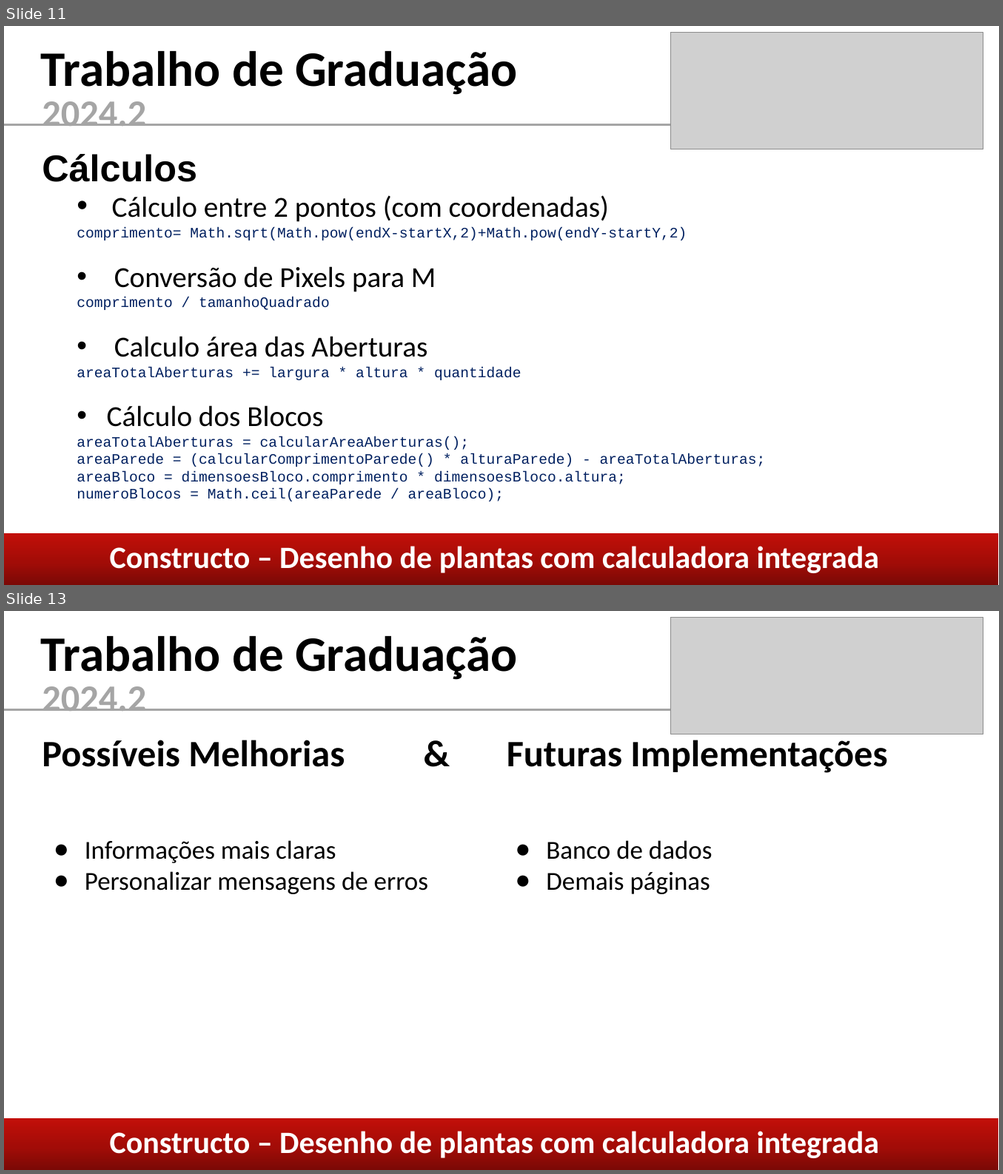
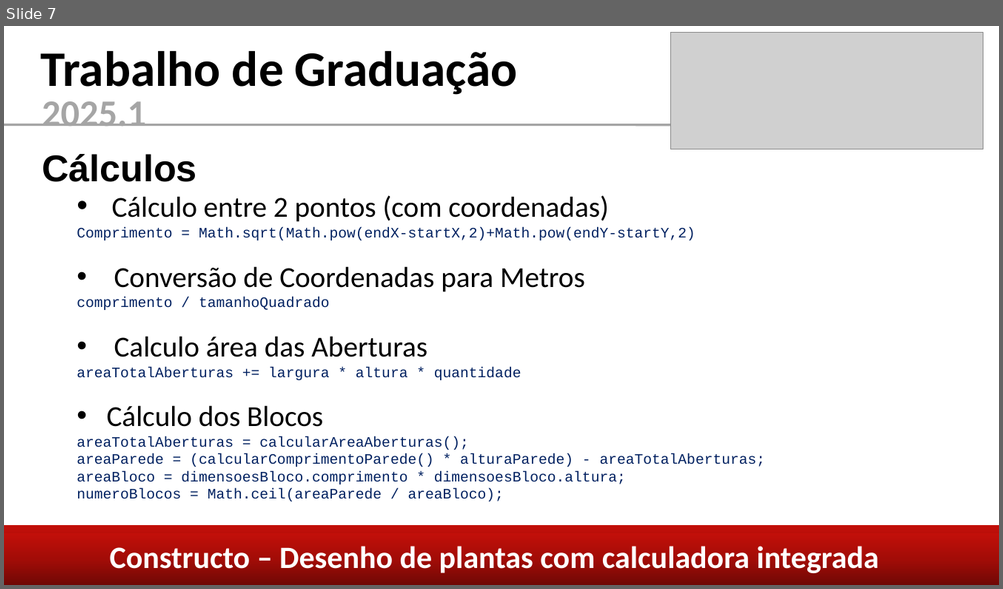
Before and after one commit to caiom4754/Constructo, a slide deck: coisas/Apresentação TG.pptx. Shown one above the other, each under a label of ours: slides 11 and 13 before the commit, slide 7 after it; the slides between them are not shown. The pictures are 1003x1174 and 1003x589 pixels, drawn with LibreOffice and Linux fonts; fonts in the diff are those of the drawing; grey boxes stand for pictures. Boxes give left, top, right and bottom in pixels: in the first picture for what was removed or moved away, otherwise in the second. Text is boxed around its words. In the diff, an @@ line names an element or a change of style, - is before the commit and + after.

```diff
--- a/coisas/Apresentação TG.pptx
+++ b/coisas/Apresentação TG.pptx
@@ slide 13 removed at bbox=[4, 611, 999, 1170], background #FFFFFF @@
@@ picture removed at bbox=[671, 618, 984, 734] @@
@@ text removed at bbox=[41, 636, 517, 680] @@
-Trabalho de Graduação
@@ text removed at bbox=[42, 686, 146, 711] @@
-2024.2
@@ line removed from (4, 710) to (708, 710) @@
@@ text removed at bbox=[42, 740, 887, 773] @@
-Possíveis Melhorias & Futuras Implementações
@@ text removed at bbox=[85, 840, 428, 894] @@
-● Informações mais claras
-● Personalizar mensagens de erros
@@ text removed at bbox=[546, 840, 712, 894] @@
-● Banco de dados
-● Demais páginas
@@ rectangle removed at bbox=[4, 1119, 998, 1170] @@
@@ text removed at bbox=[110, 1131, 879, 1159] @@
-Constructo – Desenho de plantas com calculadora integrada
@@ what was slide 11 is now slide 7 @@
@@ slide 7 changed as well @@
@@ text at bbox=[42, 101, 146, 126]: text changed @@
-2024.2
+2025.1
@@ text at bbox=[77, 228, 695, 292]: text changed @@
-comprimento= Math.sqrt(Math.pow(endX-startX,2)+Math.pow(endY-startY,2)
-• Conversão de Pixels para M
+Comprimento = Math.sqrt(Math.pow(endX-startX,2)+Math.pow(endY-startY,2)
+• Conversão de Coordenadas para Metros
@@ rectangle added at bbox=[4, 526, 999, 585], fill gradient #6F0805 to #A20C07 to #C20F09 @@
```
Also in this commit, not shown: 7 other slides changed, 5 slides added, 5 other slides removed, 3 other files.
